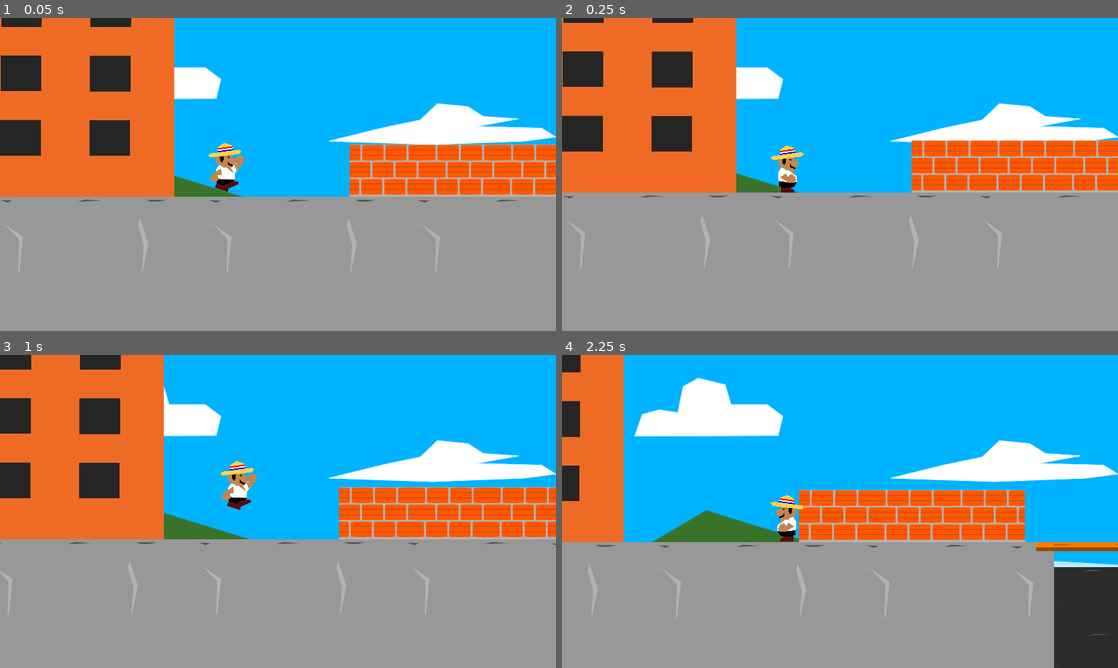
Above: before the commit, frames 1-4 (two rows, left to right).
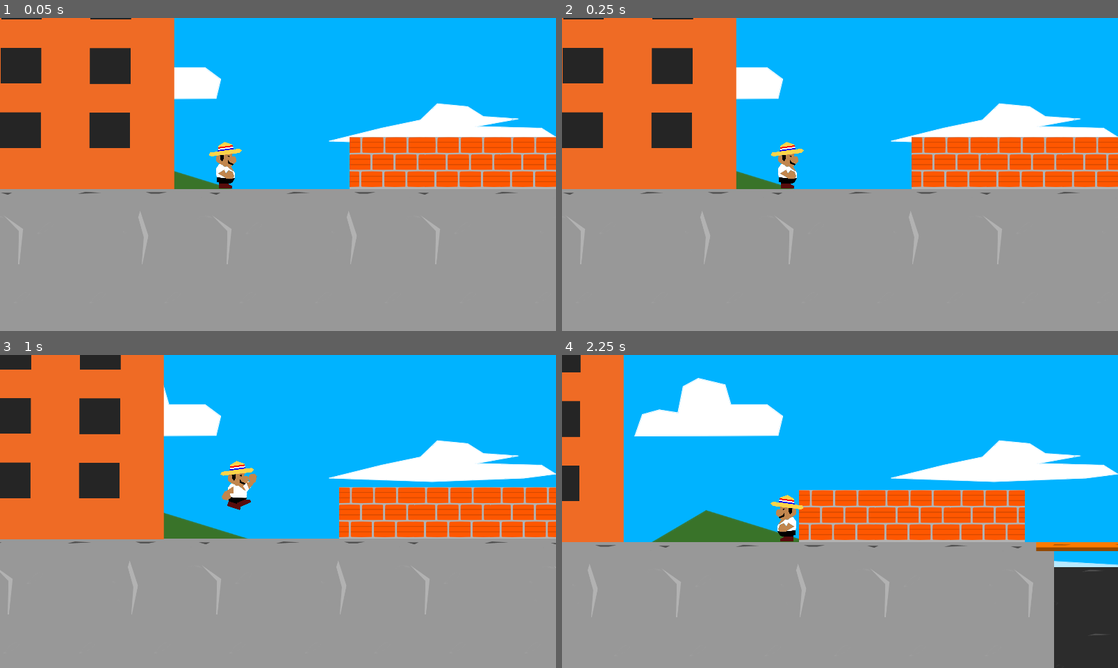
Above: after the commit, the same moments.

Repository: luispereira230797/donmariano
Game: Godot game, scene res://Scenes/Level1.tscn
The game is run twice, just before and just after one commit, with the same random seed, the same clock (stepped at 60 frames per second) and the same inputs.
Inputs:
- Up to frame 1 (0.05 s): no input
- Up to frame 2 (0.25 s): no input
- Up to frame 3 (1 s): hold Right (ui_right) from 0.53 s (still down); tap Up (ui_up) at 0.77 s
- Up to frame 4 (2.25 s): tap Up (ui_up) at 1.52 s; release Right (ui_right) at 2.03 s; hold Left (ui_left) from 2.03 s (still down)

The runs differ from the first frame. In frame 1, 8.5% of the frame differs, in the area x 0-100%, y 0-82%; in frame 2, 5.7%; in frame 3, 0.3%; in frame 4, nothing differs.

Commit message:
Fix Player position

Diff:
--- a/Scenes/Level1.tscn
+++ b/Scenes/Level1.tscn
@@ -671,7 +671,7 @@
 [node name="CanvasLayer" type="CanvasLayer" parent="."]
 
 [node name="Player" parent="." instance=ExtResource( 1 )]
-position = Vector2( -753, 441 )
+position = Vector2( -753, 463 )
 
 [node name="ParallaxBackground4" type="ParallaxBackground" parent="."]
 layer = -98
